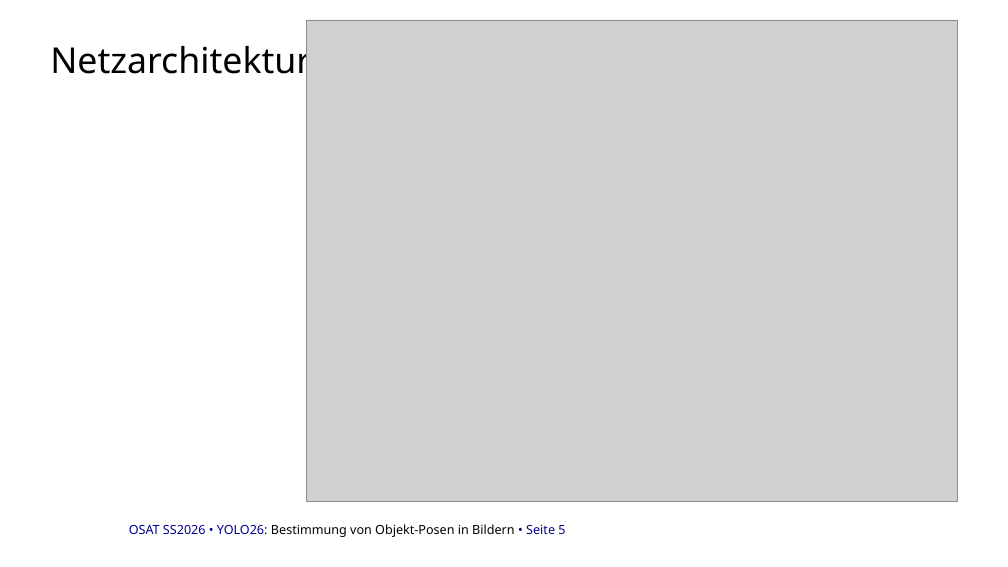
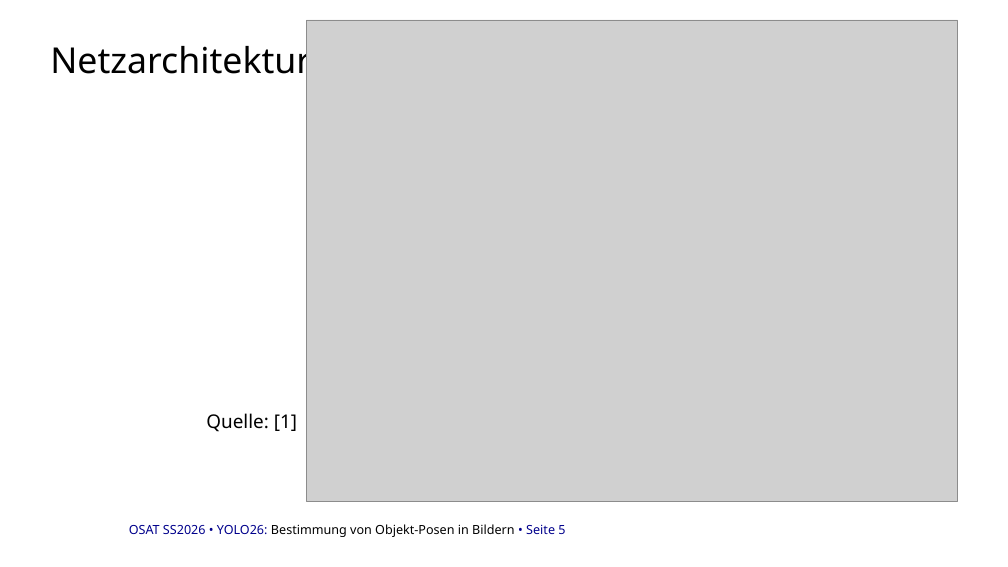
Before and after one commit to danhcon123/yolo_pose_estimation, a slide deck: slide 5 of docu/Verteidigung.pptx. Drawn at 1008x567 pixels with LibreOffice and Linux fonts; fonts in the diff are those of the drawing; grey boxes stand for pictures; background and template pictures are left out. Boxes give left, top, right and bottom in pixels: in the first picture for what was removed or moved away, otherwise in the second. Text is boxed around its words. In the diff, an @@ line names an element or a change of style, - is before the commit and + after.

```diff
--- a/docu/Verteidigung.pptx
+++ b/docu/Verteidigung.pptx
@@ text added at (x1=206, y1=413, x2=297, y2=432), 18 pt, text #000000 @@
+Quelle: [1]
```
Also in this commit, not shown: 2 other slides changed, 1 other file.
